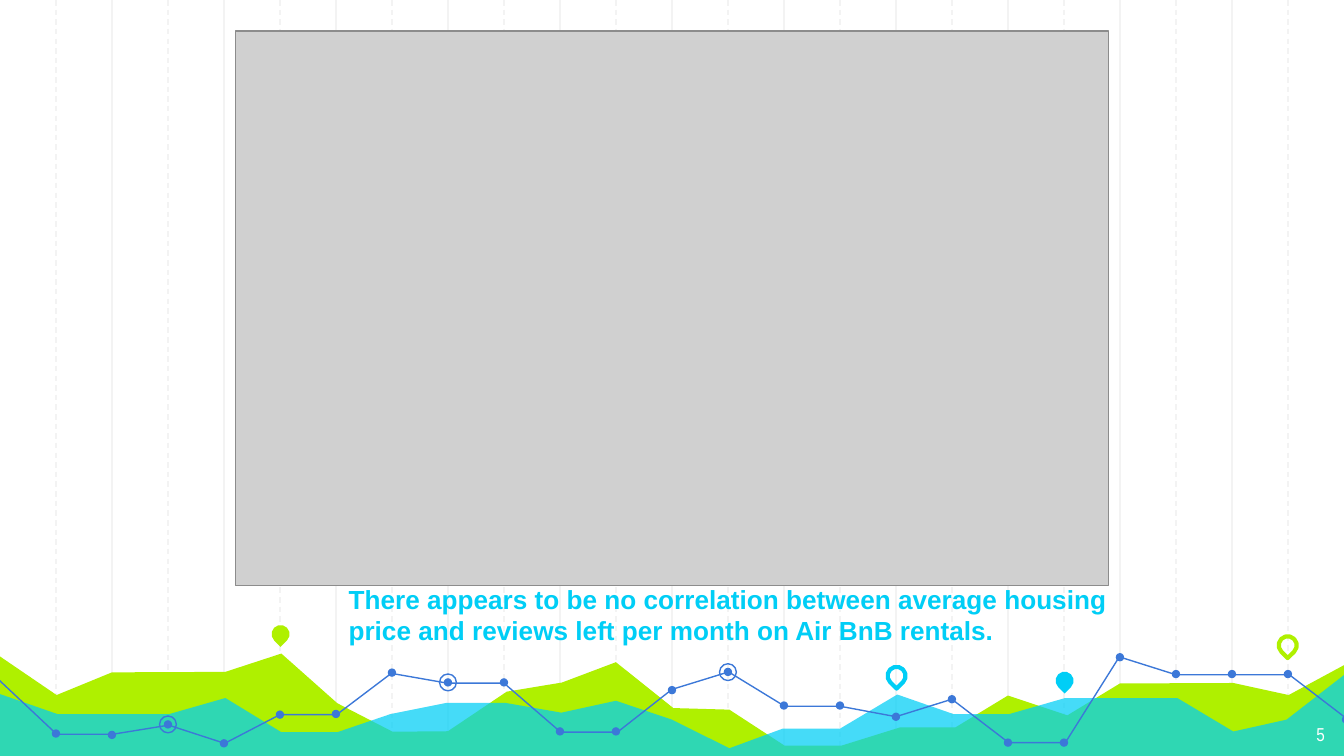
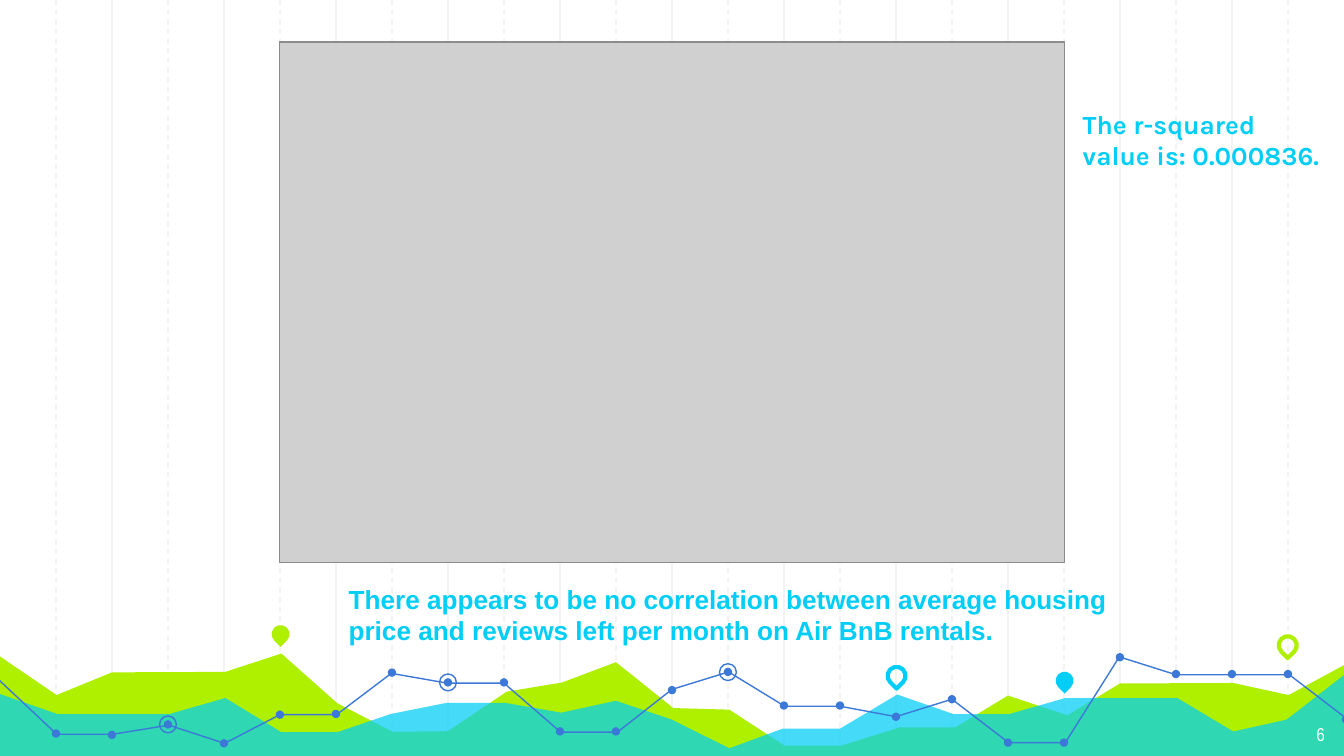
Before and after one commit to GT-Project1-A1/AirBNB, a slide deck: slide 6 of Resources/Clay's PowerPoint.pptx (slide 5 before the commit). Drawn at 1344x756 pixels with LibreOffice and Linux fonts; fonts in the diff are those of the drawing; grey boxes stand for pictures. Boxes give left, top, right and bottom in pixels: in the first picture for what was removed or moved away, otherwise in the second. Text is boxed around its words. In the diff, an @@ line names an element or a change of style, - is before the commit and + after.

```diff
--- a/Resources/Clay's PowerPoint.pptx
+++ b/Resources/Clay's PowerPoint.pptx
@@ picture: place and size @@
-picture at bbox=[235, 31, 1109, 586]
+picture at bbox=[280, 42, 1064, 562]
@@ text added at bbox=[1083, 116, 1319, 166], 14 pt, text #00CEF6, bold @@
+The r-squared value is: 0.000836.
@@ page number at bbox=[1316, 728, 1325, 741]: text changed @@
-5
+6
```
Also in this commit, not shown: 1 other slide changed, 1 slide added, 2 other files.
